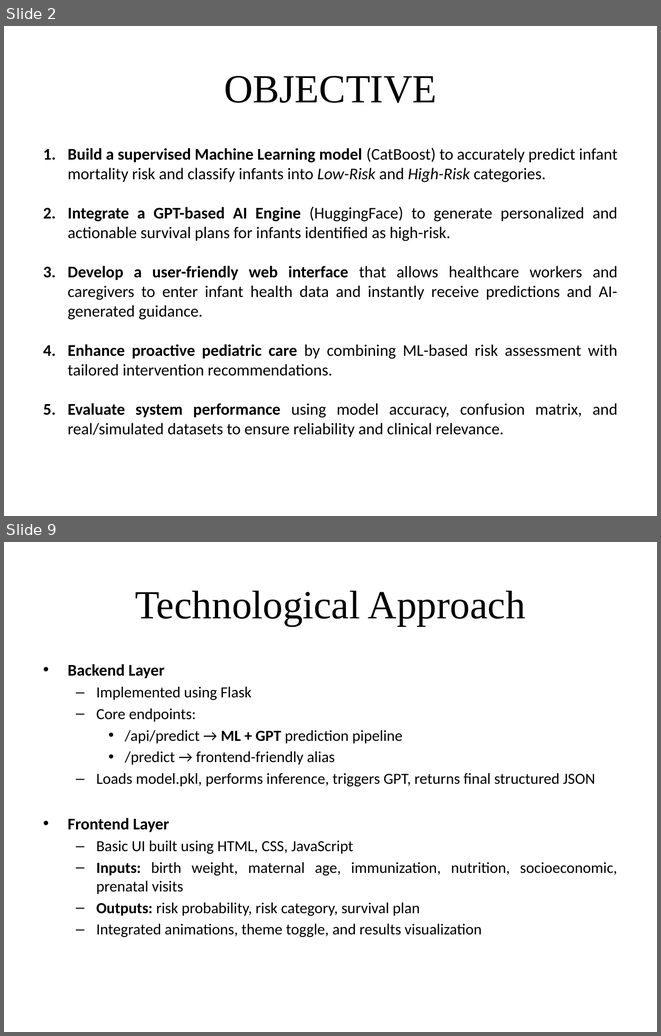
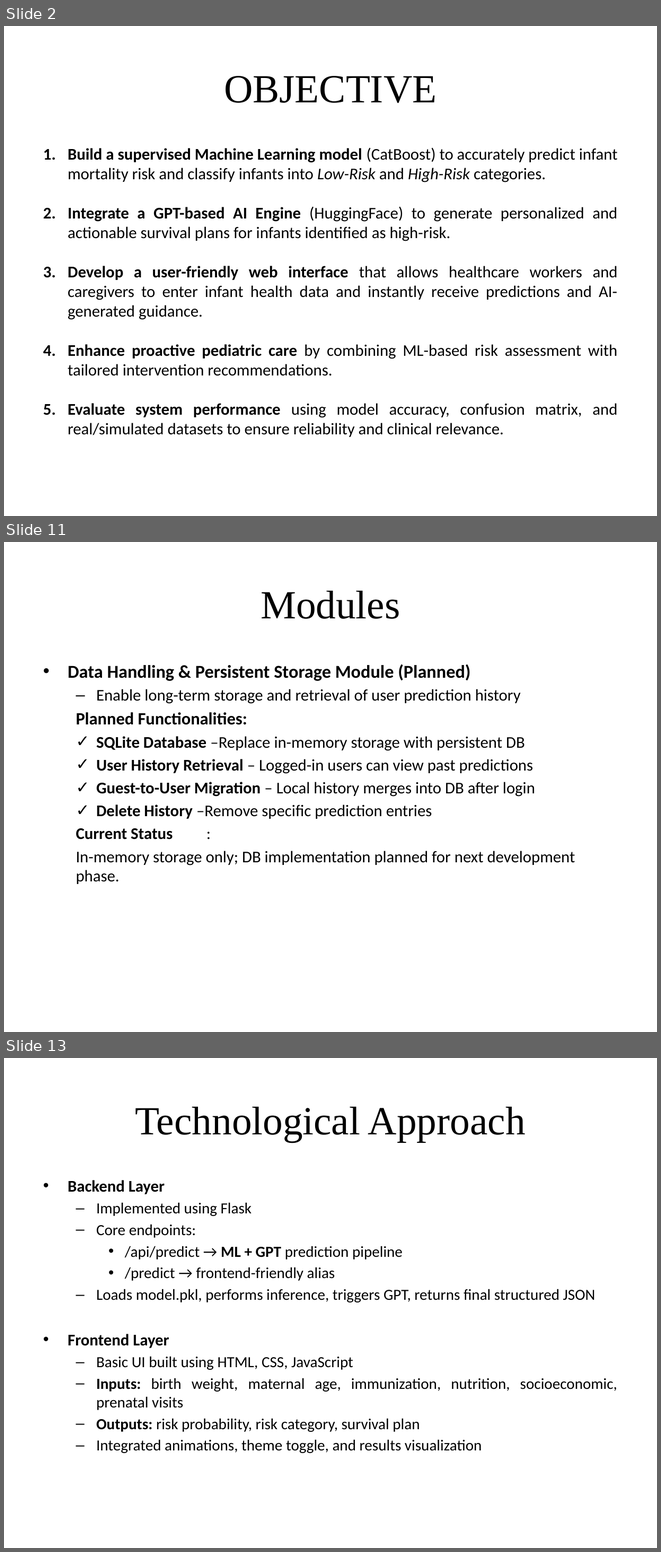
Before and after one commit to Lalithreddy-12/Intelligent-Infant-Health-Predictor-With-Personalized-AI-Guidance, a slide deck: Docs/Ppt/First Review.pptx. Shown one above the other, each under a label of ours: slides 2 and 9 before the commit, slides 2, 11 and 13 after it; the slides between them are not shown. The pictures are 661x1036 and 661x1552 pixels, drawn with LibreOffice and Linux fonts; fonts in the diff are those of the drawing. Boxes give left, top, right and bottom in pixels: in the first picture for what was removed or moved away, otherwise in the second. Text is boxed around its words. In the diff, an @@ line names an element or a change of style, - is before the commit and + after.

```diff
--- a/Docs/Ppt/First Review.pptx
+++ b/Docs/Ppt/First Review.pptx
@@ slide 11 added at (4, 542, 657, 1032), background #FFFFFF @@
@@ title added at (261, 590, 400, 619), 44 pt, text #000000 @@
+Modules
@@ text added at (68, 664, 575, 884), 18 pt, text #000000 @@
+• Data Handling & Persistent Storage Module (Planned)
+  – Enable long-term storage and retrieval of user prediction history
+  Planned Functionalities:
+  ✓ SQLite Database –Replace in-memory storage with persistent DB
+  ✓ User History Retrieval – Logged-in users can view past predictions
+  ✓ Guest-to-User Migration – Local history merges into DB after login
+  ✓ Delete History –Remove specific prediction entries
+  Current Status :
+  In-memory storage only; DB implementation planned for next development phase.
@@ what was slide 9 is now slide 13 @@
```
Also in this commit, not shown: 4 slides changed, 6 other slides added, 3 slides removed.
